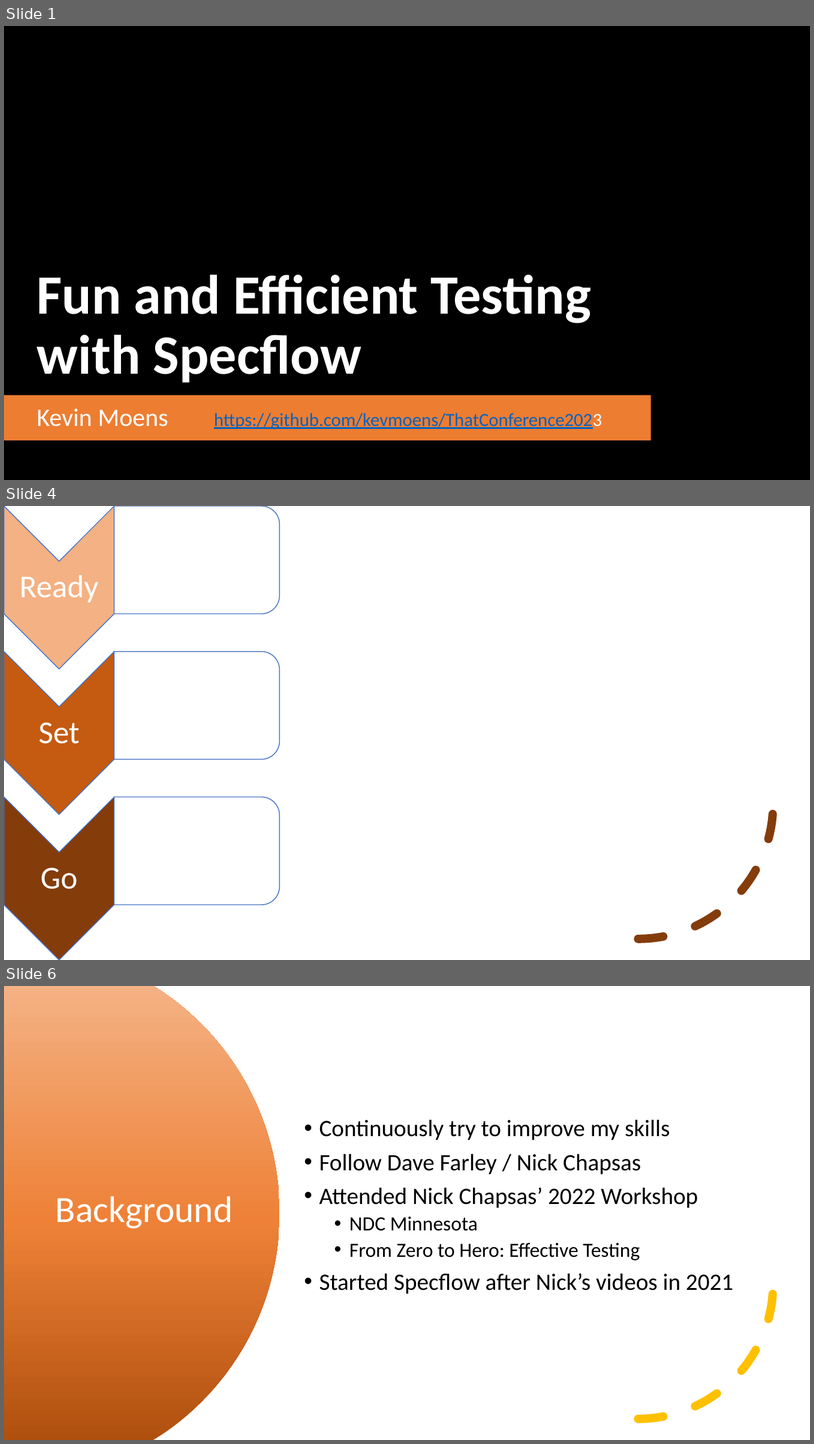
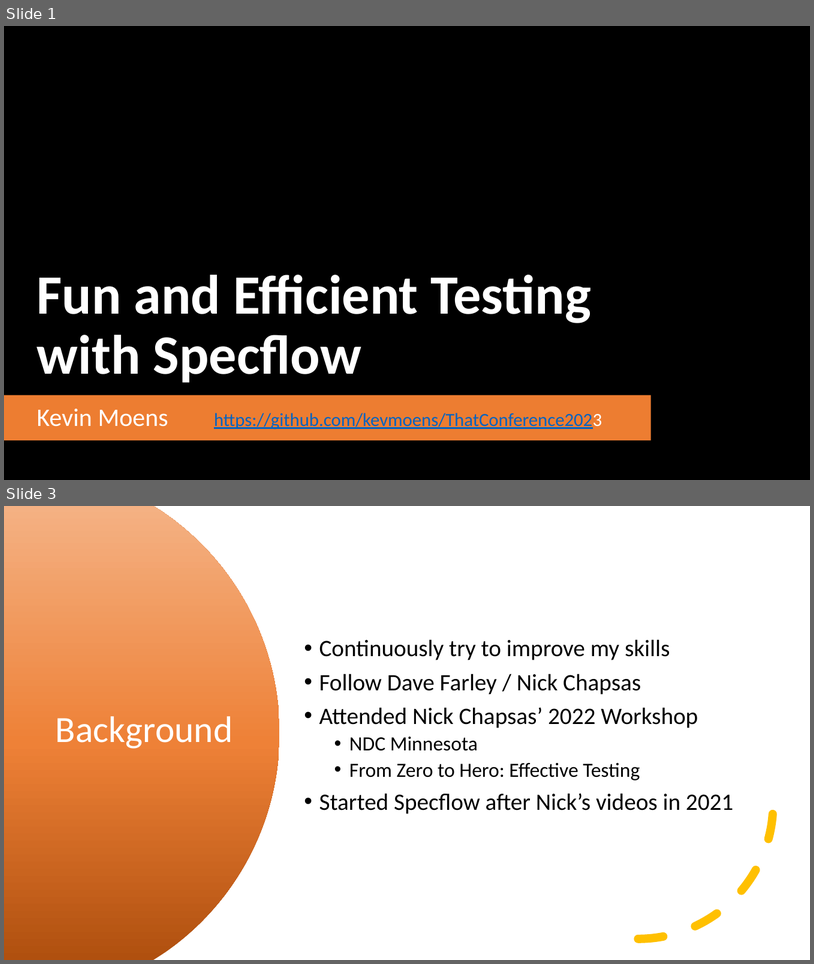
Before and after one commit to kevmoens/ThatConference2023, a slide deck: ThatConference2023.pptx. Shown one above the other, each under a label of ours: slides 1, 4 and 6 before the commit, slides 1 and 3 after it; the slides between them are not shown. The pictures are 814x1444 and 814x964 pixels, drawn with LibreOffice and Linux fonts; fonts in the diff are those of the drawing; background and template pictures are left out. Boxes give left, top, right and bottom in pixels: in the first picture for what was removed or moved away, otherwise in the second. Text is boxed around its words. In the diff, an @@ line names an element or a change of style, - is before the commit and + after.

```diff
--- a/ThatConference2023.pptx
+++ b/ThatConference2023.pptx
@@ slide 4 removed at [4, 506, 810, 960], background #FFFFFF @@
@@ arc (boxed as its full ellipse) removed at [504, 669, 774, 939] @@
@@ group removed at [4, 506, 279, 960]: 6 freeform shapes @@
-Ready
-Set
-Go
@@ what was slide 6 is now slide 3 @@
```
Also in this commit, not shown: 2 other slides removed.
